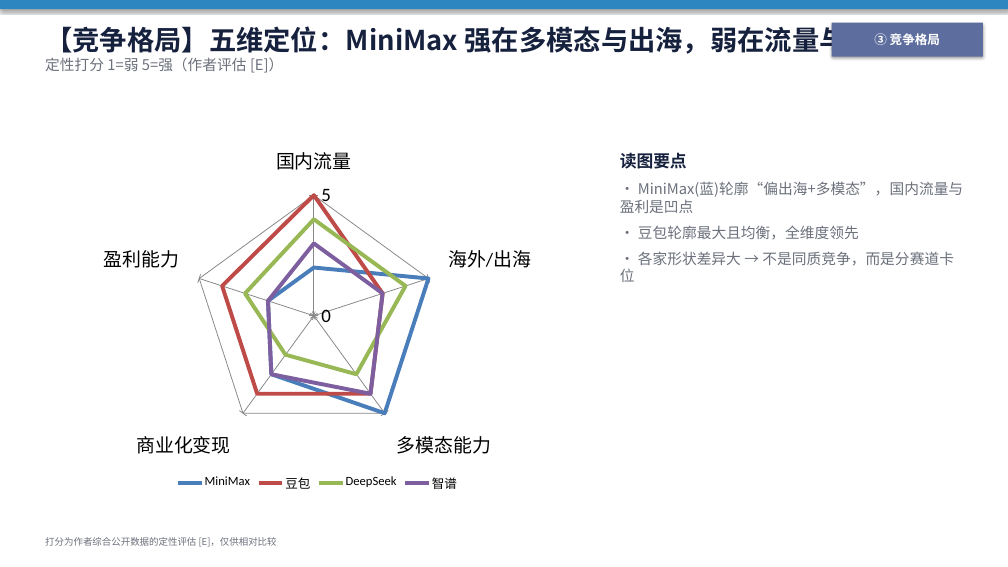
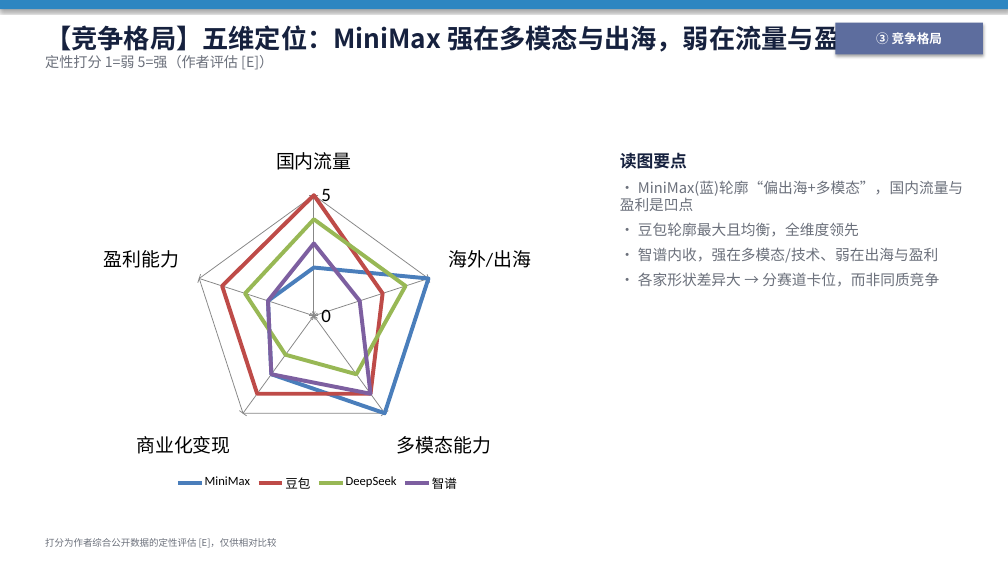
Before and after one commit to Kingpeile/King, a slide deck: slide 13 of MiniMax_前瞻_DCF_竞争格局.pptx. Drawn at 1008x567 pixels with LibreOffice and Linux fonts; fonts in the diff are those of the drawing. Boxes give left, top, right and bottom in pixels: in the first picture for what was removed or moved away, otherwise in the second. Text is boxed around its words. In the diff, an @@ line names an element or a change of style, - is before the commit and + after.

```diff
--- a/MiniMax_前瞻_DCF_竞争格局.pptx
+++ b/MiniMax_前瞻_DCF_竞争格局.pptx
@@ text "【竞争格局】五维定位：MiniMax 强在多模态与出海，弱在流量与盈利" at (45,22,866,70): size 26 to 25 pt in "【竞争格局】五维定位：MiniMax 强在多模态与出海，弱在流量与盈利"; size 14 to 13.5 pt in "定性打分 1=弱 5=强（作者评估 [E]）" @@
@@ rectangle "③ 竞争格局": place and size @@
-rectangle "③ 竞争格局" at (832,23,983,57)
+rectangle "③ 竞争格局" at (836,23,983,54)
@@ radar chart at (45,140,590,495) @@
@@ 智谱, 海外/出海: 3 to 2 @@
@@ text at (620,153,963,237): less space between paragraphs @@
@@ text at (638,247,939,287): text changed @@
-• 各家形状差异大 → 不是同质竞争，而是分赛道卡位
+• 智谱内收，强在多模态/技术、弱在出海与盈利
+• 各家形状差异大 → 分赛道卡位，而非同质竞争
```
Also in this commit, not shown: 15 other slides changed, 2 slides added, 1 other file.
